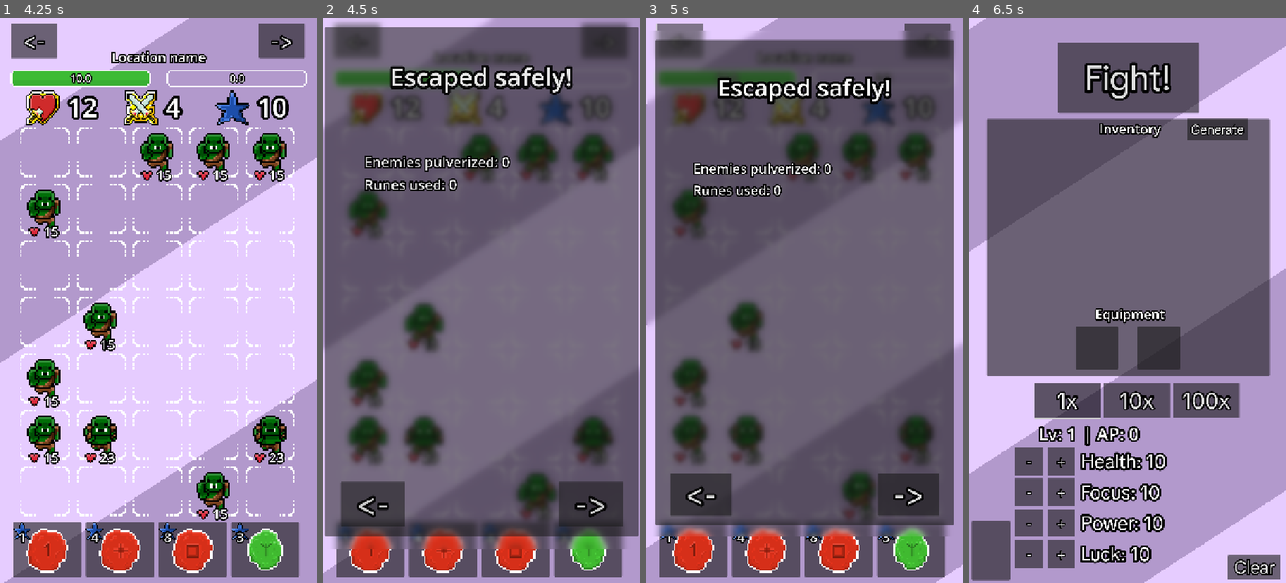
Above: before the commit, frames 1-4 (left to right).
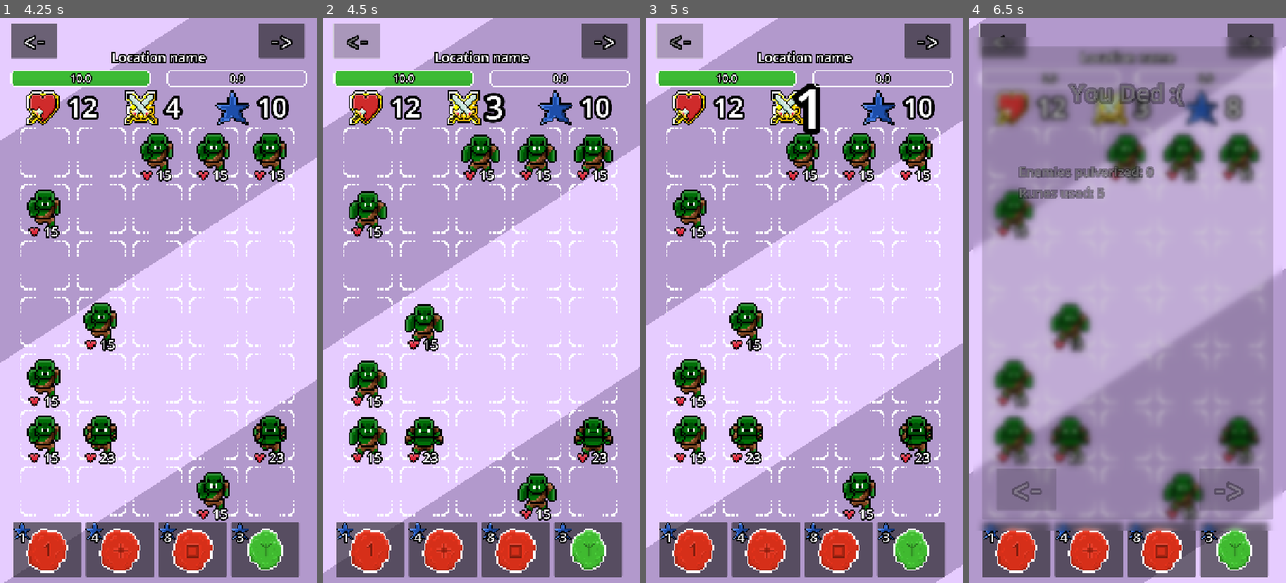
Above: after the commit, the same moments.

Repository: Nano95/project_RUNES
Game: Godot game, scene res://Scenes/Main.tscn
Same seed, same stepped clock (60 frames per second), same inputs: the game is played once before the commit and once after it.
Inputs (mouse positions are in pixels of both pictures, inside the frame that each line leads up to):
- Up to frame 1 (4.25 s): click "Fight!" at 0.5 s; click (22, 549) at 1.25 s; click "Single Physical Rune" at 2 s; click "Single Physical Rune" at 2.75 s; click "Let's go!" at 3.5 s
- Up to frame 2 (4.5 s): click "<-" at 4.25 s
- Up to frame 3 (5 s): no input
- Up to frame 4 (6.5 s): click (1022, 492) at 5 s, where only the run before the commit has a clickable "<-"; click (1067, 402) at 5.75 s, where only the run before the commit has a clickable "1x"

Frame 1 is identical in both runs. In frame 2, 90% of the frame differs, in the area x 0-100%, y 0-94%; in frame 3, 82%; in frame 4, 84%.

Commit message:
Escaping takes time...

Diff:
--- a/Scenes/GameController.tscn
+++ b/Scenes/GameController.tscn
@@ -8,13 +8,14 @@
 [ext_resource type="PackedScene" uid="uid://vqwmc6txdxui" path="res://Scenes/MyGrid.tscn" id="4_06oto"]
 [ext_resource type="PackedScene" uid="uid://d2g2e823fkk04" path="res://Scenes/RuneAnimation.tscn" id="5_n0sx1"]
 
-[node name="GameController" type="Node2D"]
+[node name="GameController" type="Node2D" node_paths=PackedStringArray("escape_timer")]
 script = ExtResource("1_fyej0")
 status_message = ExtResource("2_7fjnr")
 monster_instance = ExtResource("2_gbhfg")
 summary_panel_ref = ExtResource("3_06oto")
 my_grid_ref = ExtResource("4_06oto")
 rune_animation = ExtResource("5_n0sx1")
+escape_timer = NodePath("escapeTimer")
 
 [node name="Camera2D" type="Camera2D" parent="."]
 unique_name_in_owner = true
@@ -24,3 +25,5 @@
 
 [node name="Timer" type="Timer" parent="."]
 wait_time = 0.6
+
+[node name="escapeTimer" type="Timer" parent="."]
--- a/Scenes/GameUI.tscn
+++ b/Scenes/GameUI.tscn
@@ -48,7 +48,7 @@
 shader_parameter/time = 4.750000002218258e-07
 shader_parameter/activate = false
 
-[node name="GameUI" type="Control" node_paths=PackedStringArray("hp_bar", "xp_bar", "hp_label", "xp_label", "monster_turns", "monster_damage", "rune_btns_container", "mana_icon", "focus_label")]
+[node name="GameUI" type="Control" node_paths=PackedStringArray("back_btn", "hp_bar", "xp_bar", "hp_label", "xp_label", "monster_turns", "monster_damage", "rune_btns_container", "mana_icon", "focus_label")]
 layout_mode = 3
 anchors_preset = 15
 anchor_right = 1.0
@@ -57,6 +57,7 @@
 grow_vertical = 2
 mouse_filter = 2
 script = ExtResource("1_po7eo")
+back_btn = NodePath("TopSection/BackBtn")
 hp_bar = NodePath("TopSection/HpBar")
 xp_bar = NodePath("TopSection/XpBar")
 hp_label = NodePath("TopSection/HpBar/HpLabel")
--- a/Scripts/GameController.gd
+++ b/Scripts/GameController.gd
@@ -6,6 +6,7 @@
 @export var summary_panel_ref: Resource
 @export var my_grid_ref:Resource
 @export var rune_animation:Resource
+@export var escape_timer:Timer
 var base_width = ProjectSettings.get_setting("display/window/size/viewport_width")
 var base_height = ProjectSettings.get_setting("display/window/size/viewport_height")
 
@@ -41,6 +42,8 @@
 
 signal gained_exp
 
+var escape_timer_counter:int = 0
+
 func _ready() -> void:
 	%Camera2D.setup(null) # temporary null until i know what i need to do
 	setup_stats()
@@ -50,6 +53,7 @@
 
 func start_game(restart:bool=false) -> void:
 	game_is_active = true
+	escape_timer_counter = 0
 	if (restart):
 		clear_all_monsters()
 		group_turns_left = max(2, GENERAL_STARTING_TURNS_LEFT) # it will be base - some ascension number
@@ -63,6 +67,21 @@
 func setup(main_ref:MainNode, g_ui:GameUI) -> void:
 	main = main_ref
 	game_ui = g_ui
+	game_ui.back_btn.pressed.connect(escape_pressed_behavior)
+	escape_timer.timeout.connect(escape_timer_timeout)
+
+func escape_pressed_behavior() -> void:
+	game_ui.disable_back_button(true)
+	advance_turn()
+	escape_timer_counter += 1
+	escape_timer.start(.3)
+
+func escape_timer_timeout() -> void:
+	if (escape_timer_counter >= 3):
+		escape_timer.stop()
+		spawn_summary_panel("Escaped successfully!")
+	advance_turn()
+	escape_timer_counter += 1
 
 func setup_stats() -> void:
 	max_hp = Utils.get_stat_for_ui("health") + main.bonus_stats.health
@@ -113,6 +132,7 @@
 	main.spawn_to_top_ui_layer(lbl)
 
 func spawn_summary_panel(message:String="mmm!") -> void:
+	game_ui.disable_back_button(false) # Just in case in any scenario
 	game_is_active = false
 	var panel = summary_panel_ref.instantiate()
 	panel.setup(self, main, message)
@@ -155,6 +175,8 @@
 	current_hp -= dmg
 	if (current_hp <= 0):
 		spawn_status_message(true)
+		# In case we die while trying to escape
+		if (!escape_timer.is_stopped()): escape_timer.stop()
 
 func heal(amt:int=100) -> void:
 	game_ui.update_hp_bar(current_hp, max_hp, amt)
--- a/Scripts/GameUI.gd
+++ b/Scripts/GameUI.gd
@@ -5,7 +5,7 @@
 
 var main:MainNode
 var game_controller:GameController
-
+@export var back_btn:Button
 @export var hp_bar:TextureProgressBar
 @export var xp_bar:TextureProgressBar
 @export var hp_label:Label
@@ -31,8 +31,6 @@
 func setup_game_controller(gc:GameController) -> void:
 	game_controller = gc
 	$TopSection/QuickRespawn.pressed.connect(restart)
-	# Escaping should simulate 3 turns. potential for you to get hit and die
-	$TopSection/BackBtn.pressed.connect(game_controller.spawn_summary_panel.bind("Escaped safely!"))
 	setup_hp(game_controller.current_hp, game_controller.max_hp)
 	xp_bar.setup(main, game_controller)
 	setup_rune_buttons()
@@ -164,3 +162,6 @@
 		return Utils.HP_YELLOW
 	else:
 		return Utils.RED
+
+func disable_back_button(is_disabled:bool=false) -> void:
+	back_btn.disabled = is_disabled
